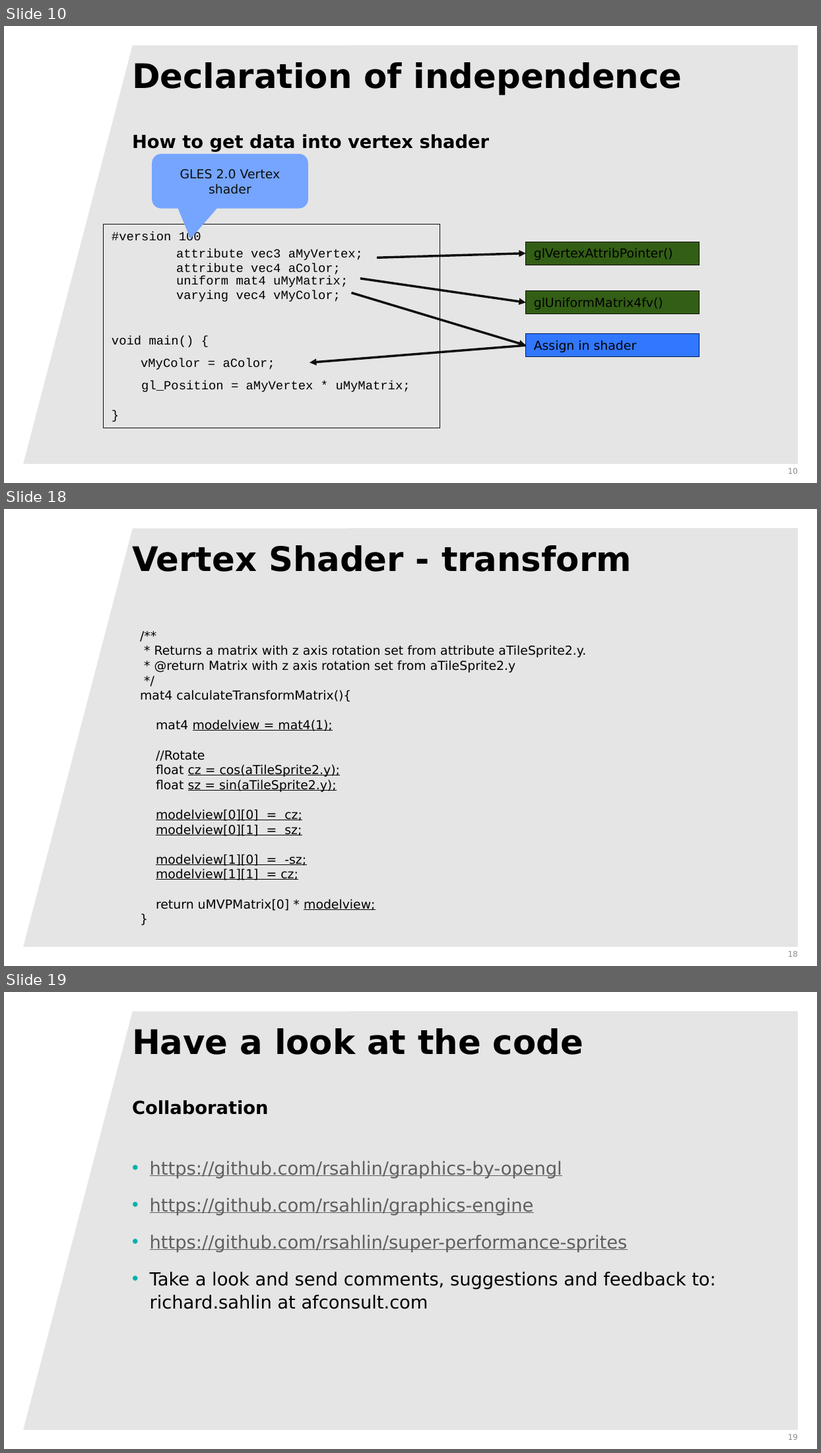
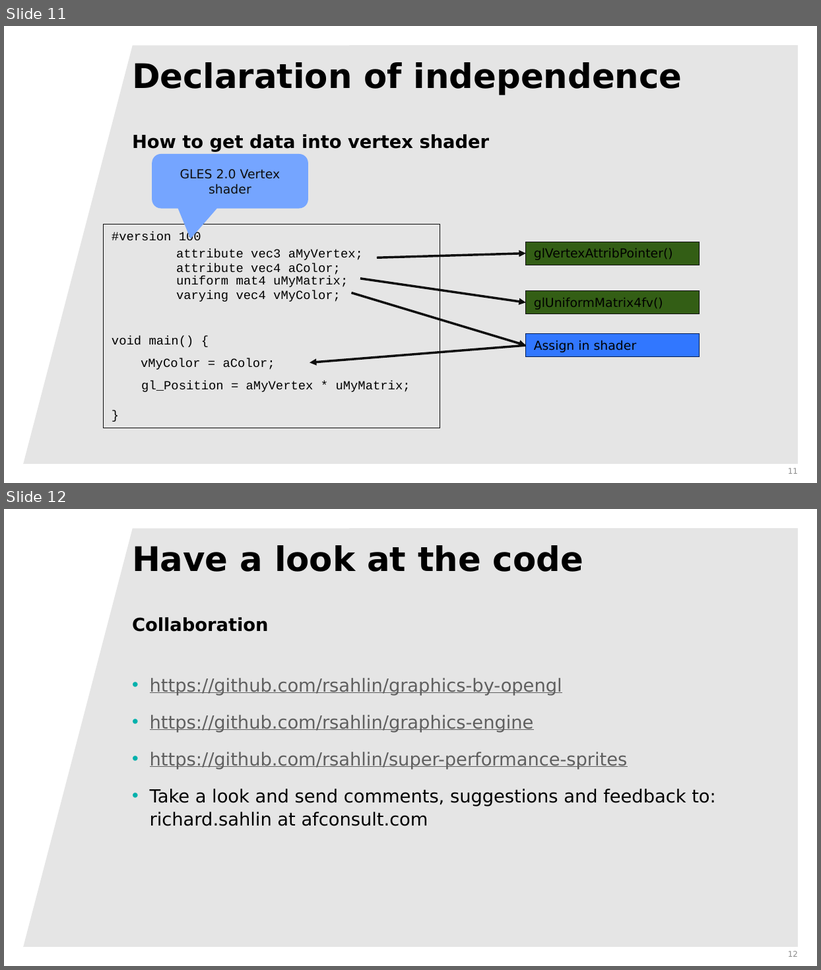
Before and after one commit to rsahlin/computer-graphics-presentations, a slide deck: deconstructingGLES.pptx. Shown one above the other, each under a label of ours: slides 10, 18 and 19 before the commit, slides 11 and 12 after it; the slides between them are not shown. The pictures are 821x1453 and 821x970 pixels, drawn with LibreOffice and Linux fonts; fonts in the diff are those of the drawing; background and template pictures are left out. Boxes give left, top, right and bottom in pixels: in the first picture for what was removed or moved away, otherwise in the second. Text is boxed around its words. In the diff, an @@ line names an element or a change of style, - is before the commit and + after.

Commit message:
Split presentation into one beginner and one about super-sprites

```diff
--- a/deconstructingGLES.pptx
+++ b/deconstructingGLES.pptx
@@ slide 18 removed at <box>4,509,817,966</box>, background #FFFFFF; not listed: 1 template element that a slide beside it also shows @@
@@ title removed at <box>132,545,632,572</box> @@
-Vertex Shader - transform
@@ text removed at <box>140,645,586,911</box> @@
-/**
-* Returns a matrix with z axis rotation set from attribute aTileSprite2.y.
-* @return Matrix with z axis rotation set from aTileSprite2.y
-*/
-mat4 calculateTransformMatrix(){
-mat4 modelview = mat4(1);
-//Rotate
-float cz = cos(aTileSprite2.y);
-float sz = sin(aTileSprite2.y);
-modelview[0][0] = cz;
-modelview[0][1] = sz;
-modelview[1][0] = -sz;
-modelview[1][1] = cz;
-return uMVPMatrix[0] * modelview;
-}
@@ page number removed at <box>788,951,798,957</box> @@
-18
@@ what was slide 10 is now slide 11 @@
@@ page number at <box>788,468,798,474</box>: text changed @@
-10
+11
@@ what was slide 19 is now slide 12 @@
@@ page number at <box>788,951,798,957</box>: text changed @@
-19
+12
```
Also in this commit, not shown: 1 slide added, 7 other slides removed.
